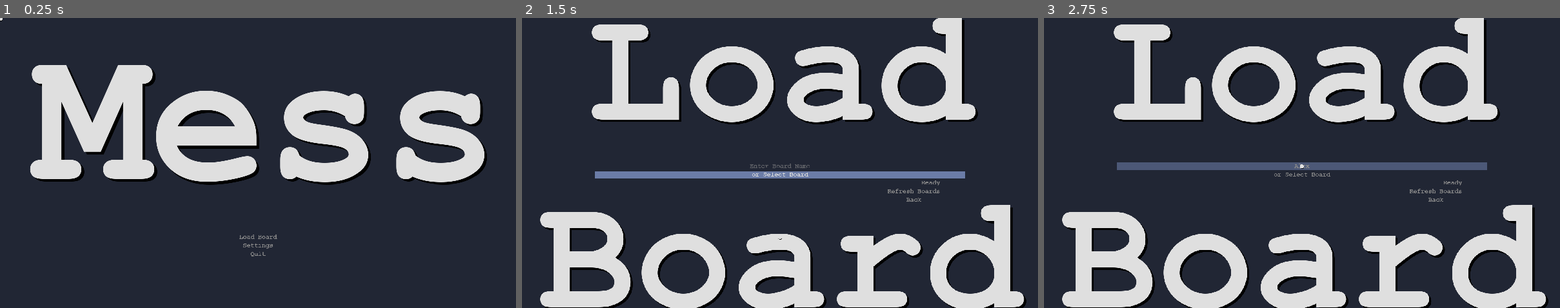
Above: before the commit, frames 1-3 (left to right).
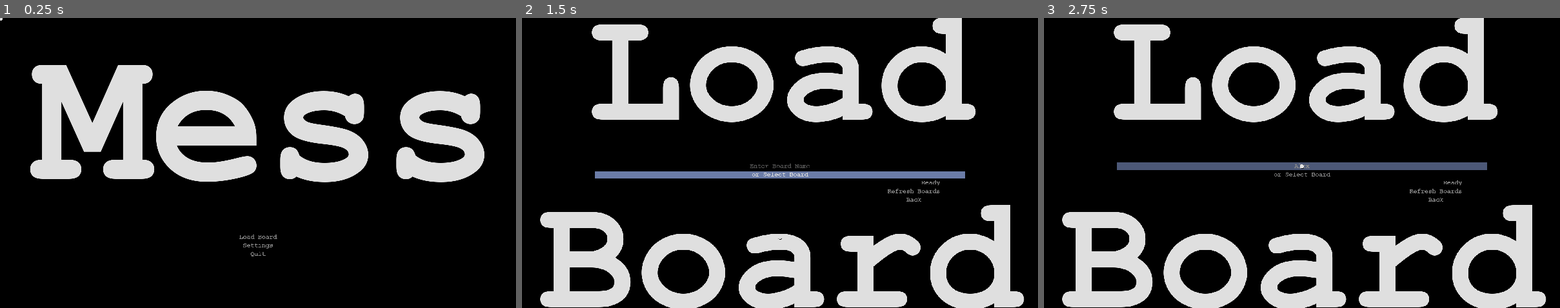
Above: after the commit, the same moments.

Repository: Roboticy3/Mess
Game: Godot game, scene res://Scenes/main_menu.tscn
Two runs of this game, one before a commit and one after it. Both use one fixed random seed, a clock stepped at 60 frames per second and the inputs below.
Inputs (mouse positions are in pixels of both pictures, inside the frame that each line leads up to):
- Up to frame 1 (0.25 s): no input
- Up to frame 2 (1.5 s): tap Enter at 0.5 s; move the mouse to (893, 148) at 0.52 s; hold D (mv_right) 0.53-1.25 s; click (893, 148) at 0.6 s; click "Load Board" at 1.25 s
- Up to frame 3 (2.75 s): click (1302, 165) at 2.02 s; type "Alex" at 2.1 s

The runs differ from the first frame. In frame 1, 82% of the frame differs, in the area x 0-100%, y 0-100%; in frame 2, 72%; in frame 3, 72%.

Commit message:
Progress towards fixing win conditions
got rid of some unnecesary args that were messing up get_pieces and other things

Diff:
--- a/Materials/TexCanvas.tres
+++ b/Materials/TexCanvas.tres
@@ -23,8 +23,13 @@
 
 void fragment(){
 	vec4 col = tint * textureLod(tex, UV * scale, blur);
-	COLOR = base * base_amount + col * (1f - base_amount);
+	COLOR = base * base_amount + col * (1.0f - base_amount);
 }"
 
 [resource]
 shader = SubResource( 1 )
+shader_param/scale = null
+shader_param/tint = null
+shader_param/base = null
+shader_param/base_amount = null
+shader_param/blur = null
--- a/Objects/Board/Board.gd
+++ b/Objects/Board/Board.gd
@@ -495,7 +495,7 @@
 	p.behaviors.clear()
 
 	#compute win conditions for this turn
-#	var results := evaluate_win_conditions(state)
+	var results := evaluate_win_conditions(state)
 
 	#unpack the mode bitmask into booleans
 
@@ -653,7 +653,7 @@
 	if depth <= 0: return []
 
 	#get all the pieces from the last turn in the current team
-	var pieces:Dictionary = get_pieces(0, get_team())
+	var pieces:Dictionary = get_pieces(get_team())
 
 	#loop through all pieces on the team
 	for v in pieces:
@@ -728,11 +728,14 @@
 
 	#duplicate the piece to avoid changing earlier states
 	if p == null: p = duplicate_piece(f)
+	#second duplicate for erased piece
+	var f2 := duplicate_piece(f)
 
 	#update the piece and board state with this movement
 	states[get_turn() + 1].pieces[to] = p
-	#remove the old version of the piece
-	f.updates = true
+	#remove the old version of the piece by flagging the duplicate in the new turn
+	f2.updates = true
+	states[get_turn() + 1].pieces[from] = f2
 
 	#update the piece's local position and increment its move count, return a success
 	p.set_pos(to)
@@ -827,11 +830,11 @@
 #return every square that has a piece
 #offset controls how many states away from the state at get_turn() will be considered
 #team can be set higher than -1 to filter pieces from a specific team
-func get_pieces(var offset:int = 0, var team = -1) -> Dictionary:
+func get_pieces(var team:int = -1) -> Dictionary:
 
 	#find all pieces, deleted or not, in states
 	var pieces:Dictionary = {}
-	for i in get_turn() + offset + 1:
+	for i in states.size():
 
 		#for all the pieces in this state
 		var ps:Dictionary = states[i].pieces
--- a/Objects/Board/BoardMesh.gd
+++ b/Objects/Board/BoardMesh.gd
@@ -354,8 +354,8 @@
 	var changes := Array()
 
 	var state = board.execute_turn(v, changes)
-	print(BoardConverter.pieces_to_string(board.get_pieces()))
-	print(board.evaluate_win_conditions(state))
+	#print(BoardConverter.pieces_to_string(board.get_pieces()))
+	#print(board.evaluate_win_conditions(state))
 
 	#temporary win checker
 	if !state.losers.empty(): end()
--- a/Objects/Board/Team.gd
+++ b/Objects/Board/Team.gd
@@ -83,6 +83,8 @@
 		var t:Dictionary = pieces[v].table
 		if t.has(key):
 
+			if key.match("key"): print(pieces[v], t[key])
+
 			#key is now in a piece
 			in_pieces = true
 
--- a/Objects/Loading/Accessor.gd
+++ b/Objects/Loading/Accessor.gd
@@ -5,7 +5,7 @@
 #init is called when Accessor is first loaded on game startup, ready is called whenever the SceneTree is reloaded
 #both of these situations should lead to an attempted reload of the debuggers
 func _init():
-	debug[0] = get_node("/root/Spatial/Debug/GraphVectorize")
-	debug[1] = get_node("/root/Spatial/Debug/GraphMarkStep")
+	debug[0] = get_node_or_null("/root/Spatial/Debug/GraphVectorize")
+	debug[1] = get_node_or_null("/root/Spatial/Debug/GraphMarkStep")
 func _ready():
 	_init()
--- a/Objects/UI/PropertyCopier.gd
+++ b/Objects/UI/PropertyCopier.gd
@@ -33,6 +33,7 @@
 	#get the target and destination nodes
 	target = get_node(target_path)
 	destination = get_node(destination_path)
+
 	#connect the target signal to copy_property() (cant wait for gdscript 2.0 lmao)
 	var con_error:int = target.connect(target_signal_name, self, "copy_properties")
 	#debug the connection only if the properties won't be getting copied every frame
